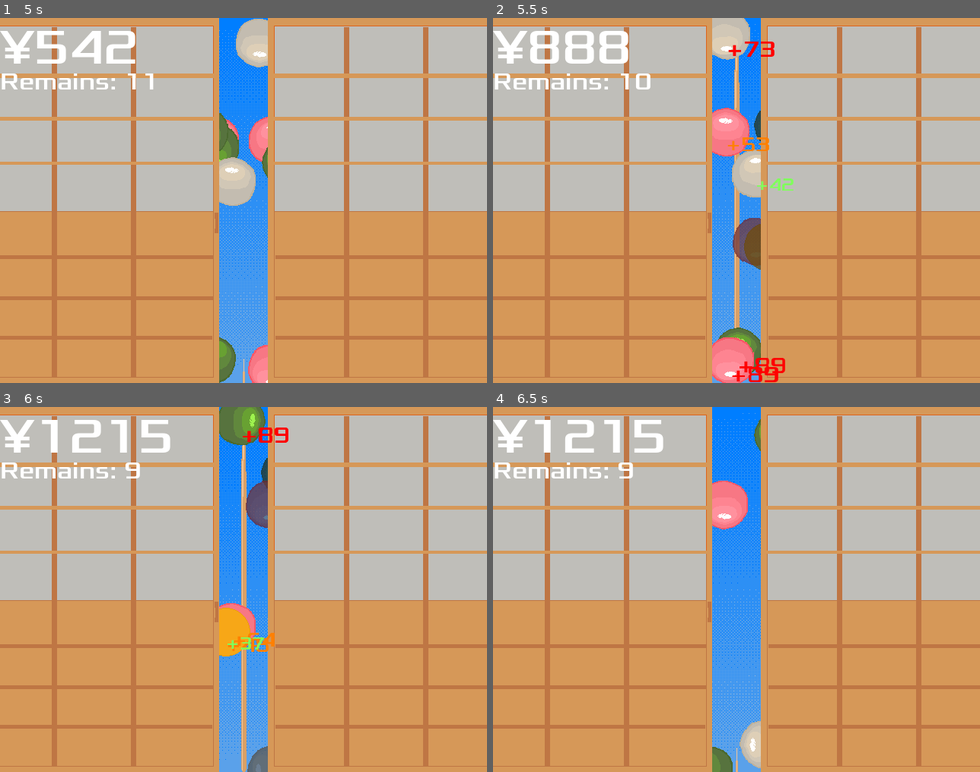
Above: before the commit, frames 1-4 (two rows, left to right).
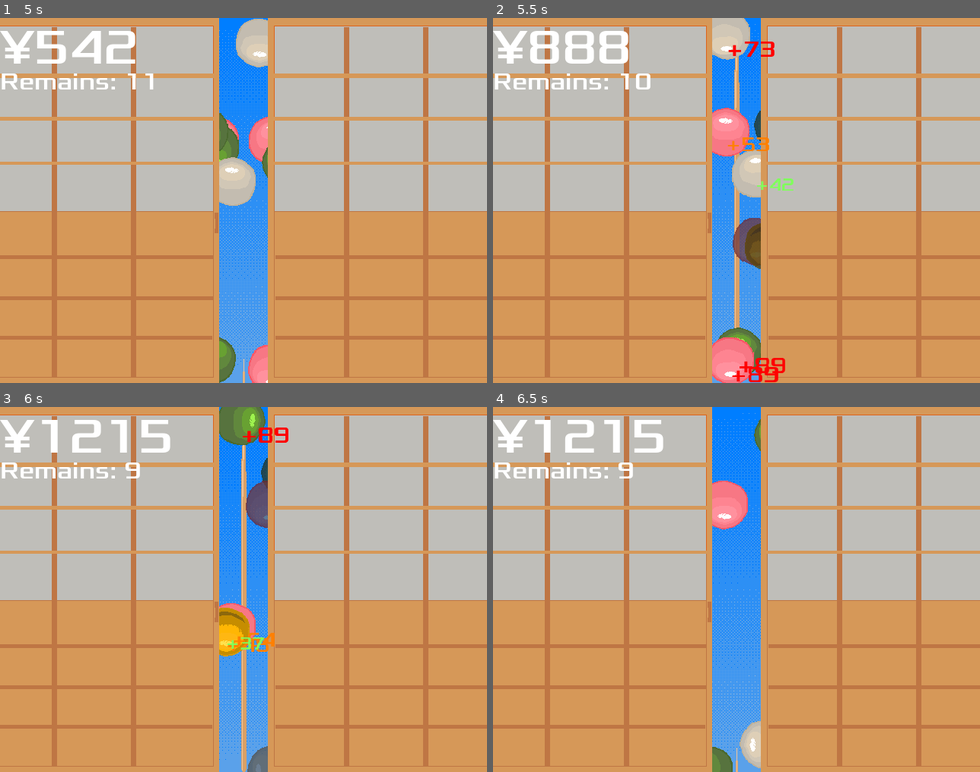
Above: after the commit, the same moments.

Repository: zundouz/ldjam54_odango
Game: Godot game, scene res://main.tscn
Two runs of this game, one before a commit and one after it. Both use one fixed random seed, a clock stepped at 60 frames per second and the inputs below.
Inputs (mouse positions are in pixels of both pictures, inside the frame that each line leads up to):
- Up to frame 1 (5 s): tap Space (space) at 0.5, 2, 2.1 s; move the mouse to (350, 182) at 0.52 s; hold Up (move_up) 0.53-1.28 s; tap Enter (enter) at 0.6, 3.6 s; move the mouse to (146, 218) at 1.27 s; click (146, 218) at 1.35 s; move the mouse to (292, 120) at 2.02 s; hold Up (move_up) 2.03-3.53 s; move the mouse to (219, 273) at 2.77 s; tap W (w_key) at 2.85 s; move the mouse to (389, 255) at 3.52 s; move the mouse to (97, 145) at 4.27 s; click (97, 145) at 4.35 s
- Up to frame 2 (5.5 s): move the mouse to (760, 200) at 5.02 s; tap Space (space) at 5.1 s
- Up to frame 3 (6 s): move the mouse to (170, 498) at 5.77 s; hold Up (move_up) from 5.78 s (still down); tap W (w_key) at 5.85 s
- Up to frame 4 (6.5 s): keep holding Up (move_up)

Frame 1 is identical in both runs. In frame 2, less than 0.1% of the frame differs, in the area x 51-55%, y 56-69%; in frame 3, 0.4%, in the area x 45-52%, y 55-69%; in frame 4, nothing differs.

Commit message:
asset: 金団子のアニメ追加

Diff:
--- a/odango.tscn
+++ b/odango.tscn
@@ -1,9 +1,10 @@
-[gd_scene load_steps=13 format=3 uid="uid://bfiw8j8dbch73"]
+[gd_scene load_steps=14 format=3 uid="uid://bfiw8j8dbch73"]
 
 [ext_resource type="Script" path="res://odango.gd" id="1_au4to"]
 [ext_resource type="PackedScene" uid="uid://d2l3r7k2i14wt" path="res://center_bonus_label.tscn" id="2_suawd"]
+[ext_resource type="Texture2D" uid="uid://bn8flpoabujia" path="res://textures/odango_gold1.png" id="3_d8fit"]
 [ext_resource type="Texture2D" uid="uid://dfe84jyy2fyh0" path="res://textures/odango_green.png" id="3_e7d40"]
-[ext_resource type="Texture2D" uid="uid://74vjdi0ml4k7" path="res://textures/odango_bonus.png" id="3_l0dy3"]
+[ext_resource type="Texture2D" uid="uid://8hveigyrc5i8" path="res://textures/odango_gold2.png" id="4_s35lq"]
 [ext_resource type="AudioStream" uid="uid://ctwu3wuh10hi7" path="res://sounds/se/swing.wav" id="5_2ngai"]
 [ext_resource type="Texture2D" uid="uid://dmt0cyklwi4" path="res://textures/odango_green2.png" id="5_b0exf"]
 [ext_resource type="Texture2D" uid="uid://b12m0385p2giq" path="res://textures/odango_red1.png" id="6_yhe7a"]
@@ -15,10 +16,10 @@
 animations = [{
 "frames": [{
 "duration": 1.0,
-"texture": ExtResource("3_l0dy3")
+"texture": ExtResource("3_d8fit")
 }, {
 "duration": 1.0,
-"texture": ExtResource("3_l0dy3")
+"texture": ExtResource("4_s35lq")
 }],
 "loop": true,
 "name": &"bonus",
@@ -68,7 +69,7 @@
 
 [node name="AnimatedSprite2D" type="AnimatedSprite2D" parent="."]
 sprite_frames = SubResource("SpriteFrames_s00ll")
-animation = &"white"
+animation = &"bonus"
 
 [node name="CollisionShape2D" type="CollisionShape2D" parent="."]
 shape = SubResource("CircleShape2D_qjb0r")
Binary file added: textures/odango_gold.ase
Binary file added: textures/odango_gold1.png
Not shown, added: textures/odango_gold1.png.import
Binary file added: textures/odango_gold2.png
Not shown, added: textures/odango_gold2.png.import
